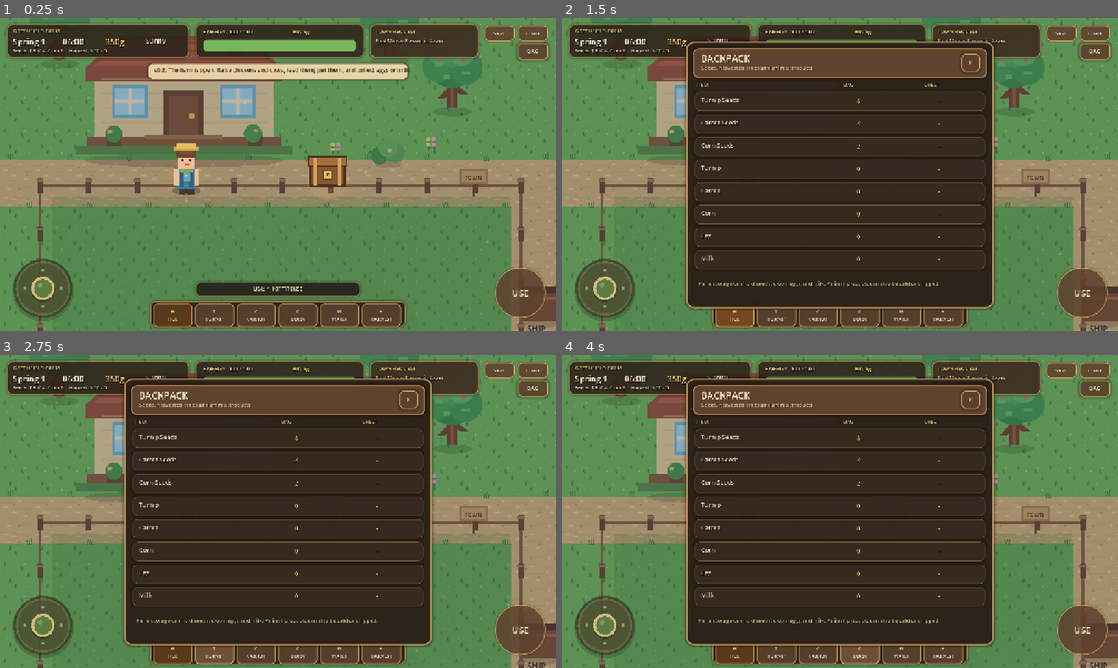
Above: before the commit, frames 1-4 (two rows, left to right).
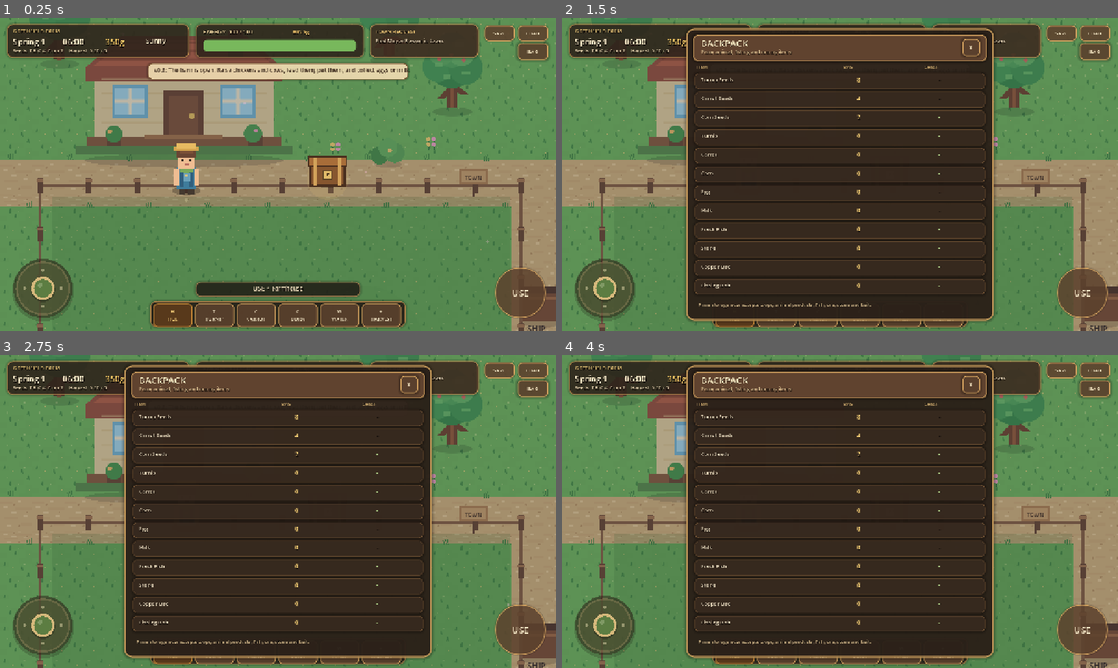
Above: after the commit, the same moments.

Repository: mohsenbigdeli/New
Game: Godot game, scene res://scenes/main.tscn
The game is run twice, just before and just after one commit, with the same random seed, the same clock (stepped at 60 frames per second) and the same inputs.
Inputs:
- Up to frame 1 (0.25 s): no input
- Up to frame 2 (1.5 s): click "BAG" at 0.5 s; click "H HOE" at 1.25 s
- Up to frame 3 (2.75 s): click "T TURNIP" at 2 s
- Up to frame 4 (4 s): click "C CARROT" at 2.75 s; click "C CORN" at 3.5 s

The runs differ from the first frame. In frame 1, less than 0.1% of the frame differs, in the area x 93-99%, y 8-14%; in frame 2, 13%, in the area x 22-99%, y 2-99%; in frame 3, 13%; in frame 4, 13%.

Commit message:
Expand and compact v0.9 inventory for adventure items

Diff:
--- a/greenfield-farm/scripts/farm_inventory_panel.gd
+++ b/greenfield-farm/scripts/farm_inventory_panel.gd
@@ -24,7 +24,11 @@
 	{"key":"carrot", "name":"Carrot"},
 	{"key":"corn", "name":"Corn"},
 	{"key":"egg", "name":"Egg"},
-	{"key":"milk", "name":"Milk"}
+	{"key":"milk", "name":"Milk"},
+	{"key":"fish", "name":"Fresh Fish"},
+	{"key":"stone", "name":"Stone"},
+	{"key":"copper", "name":"Copper Ore"},
+	{"key":"bait", "name":"Fishing Bait"}
 ]
 
 func _ready() -> void:
@@ -46,11 +50,11 @@
 	return style
 
 func _style_button(button: Button, accent := Color("#876040")) -> void:
-	button.add_theme_stylebox_override("normal", _style_box(Color("#5e432fdc"), Color("#d3a25f"), 9, 2))
-	button.add_theme_stylebox_override("hover", _style_box(Color("#76543aee"), Color("#f0c97e"), 9, 2))
-	button.add_theme_stylebox_override("pressed", _style_box(accent.darkened(0.15), Color("#ffe2a2"), 9, 2))
+	button.add_theme_stylebox_override("normal", _style_box(Color("#5e432fdc"), Color("#d3a25f"), 8, 2))
+	button.add_theme_stylebox_override("hover", _style_box(Color("#76543aee"), Color("#f0c97e"), 8, 2))
+	button.add_theme_stylebox_override("pressed", _style_box(accent.darkened(0.15), Color("#ffe2a2"), 8, 2))
 	button.add_theme_color_override("font_color", Color("#fff0cc"))
-	button.add_theme_font_size_override("font_size", 13)
+	button.add_theme_font_size_override("font_size", 12)
 
 func _label(parent: Node, pos: Vector2, size: Vector2, text: String, font_size: int, color := Color("#f5e6c7")) -> Label:
 	var label := Label.new()
@@ -76,53 +80,53 @@
 
 func _build_panel() -> void:
 	panel = Panel.new()
-	panel.position = Vector2(286,54)
-	panel.size = Vector2(708,614)
+	panel.position = Vector2(286,24)
+	panel.size = Vector2(708,672)
 	panel.add_theme_stylebox_override("panel", _style_box(Color("#2b2119f2"), Color("#c89b5b"), 18, 3))
 	panel.visible = false
 	add_child(panel)
 
 	var header := Panel.new()
-	header.position = Vector2(16,16)
-	header.size = Vector2(676,68)
+	header.position = Vector2(16,14)
+	header.size = Vector2(676,62)
 	header.add_theme_stylebox_override("panel", _style_box(Color("#60432f"), Color("#d3a25f"), 12, 2))
 	panel.add_child(header)
-	title_label = _label(header, Vector2(18,7), Vector2(420,28), "BACKPACK", 22, Color("#fff0c8"))
-	subtitle_label = _label(header, Vector2(19,36), Vector2(560,22), "Seeds, crops and animal products", 12, Color("#e7c998"))
+	title_label = _label(header, Vector2(18,5), Vector2(420,27), "BACKPACK", 21, Color("#fff0c8"))
+	subtitle_label = _label(header, Vector2(19,32), Vector2(560,20), "Farm, animal, fishing and mining items", 11, Color("#e7c998"))
 
 	var close := Button.new()
 	close.text = "X"
-	close.position = Vector2(618,12)
-	close.size = Vector2(42,42)
+	close.position = Vector2(620,10)
+	close.size = Vector2(40,40)
 	_style_button(close, Color("#9d5448"))
 	header.add_child(close)
 	close.pressed.connect(close_panel)
 
-	_label(panel, Vector2(24,92), Vector2(260,22), "ITEM", 11, Color("#d1ad70"))
-	_label(panel, Vector2(362,92), Vector2(92,22), "BAG", 11, Color("#d1ad70"))
-	_label(panel, Vector2(548,92), Vector2(108,22), "CHEST", 11, Color("#d1ad70"))
+	_label(panel, Vector2(24,82), Vector2(260,20), "ITEM", 10, Color("#d1ad70"))
+	_label(panel, Vector2(362,82), Vector2(92,20), "BAG", 10, Color("#d1ad70"))
+	_label(panel, Vector2(548,82), Vector2(108,20), "CHEST", 10, Color("#d1ad70"))
 
 	for i in range(ITEMS.size()):
 		var item: Dictionary = ITEMS[i]
 		var key := String(item["key"])
-		var y := 116 + i * 52
+		var y := 103 + i * 43
 		var row := Panel.new()
 		row.position = Vector2(20,y)
-		row.size = Vector2(668,44)
-		row.add_theme_stylebox_override("panel", _style_box(Color("#3c2d22c7"), Color("#755536"), 9, 1))
+		row.size = Vector2(668,36)
+		row.add_theme_stylebox_override("panel", _style_box(Color("#3c2d22c7"), Color("#755536"), 8, 1))
 		panel.add_child(row)
-		_label(row, Vector2(14,9), Vector2(245,26), String(item["name"]), 14)
-		var bag_count := _label(row, Vector2(342,9), Vector2(70,26), "0", 15, Color("#ffd77a"))
+		_label(row, Vector2(14,6), Vector2(245,24), String(item["name"]), 12)
+		var bag_count := _label(row, Vector2(342,6), Vector2(70,24), "0", 13, Color("#ffd77a"))
 		bag_count.horizontal_alignment = HORIZONTAL_ALIGNMENT_CENTER
 		row_labels[key + "_bag"] = bag_count
-		var chest_count := _label(row, Vector2(528,9), Vector2(70,26), "-", 15, Color("#b7d98d"))
+		var chest_count := _label(row, Vector2(528,6), Vector2(70,24), "-", 13, Color("#b7d98d"))
 		chest_count.horizontal_alignment = HORIZONTAL_ALIGNMENT_CENTER
 		row_labels[key + "_chest"] = chest_count
 
 		var to_chest := Button.new()
 		to_chest.text = ">"
-		to_chest.position = Vector2(430,5)
-		to_chest.size = Vector2(44,34)
+		to_chest.position = Vector2(430,3)
+		to_chest.size = Vector2(44,30)
 		_style_button(to_chest, Color("#7a8f55"))
 		row.add_child(to_chest)
 		to_chest.pressed.connect(_transfer.bind(key, "to_chest"))
@@ -130,14 +134,14 @@
 
 		var to_bag := Button.new()
 		to_bag.text = "<"
-		to_bag.position = Vector2(480,5)
-		to_bag.size = Vector2(44,34)
+		to_bag.position = Vector2(480,3)
+		to_bag.size = Vector2(44,30)
 		_style_button(to_bag, Color("#8f7650"))
 		row.add_child(to_bag)
 		to_bag.pressed.connect(_transfer.bind(key, "to_bag"))
 		right_buttons[key] = to_bag
 
-	var footer := _label(panel, Vector2(28,548), Vector2(650,42), "Farm storage can hold seeds, crops, eggs and milk. Animal products can also be sold or shipped.", 12, Color("#d6bb8d"))
+	var footer := _label(panel, Vector2(28,628), Vector2(650,30), "Farm storage now accepts crops, animal products, fish, ore, stone and bait.", 11, Color("#d6bb8d"))
 	footer.autowrap_mode = TextServer.AUTOWRAP_WORD_SMART
 
 func _on_bag_pressed() -> void:
@@ -153,7 +157,7 @@
 	is_open = true
 	panel.visible = true
 	title_label.text = "BACKPACK"
-	subtitle_label.text = "Seeds, harvested crops and animal products"
+	subtitle_label.text = "Farm, animal, fishing and mining items"
 	_refresh_rows()
 	open_state_changed.emit(true)
 
